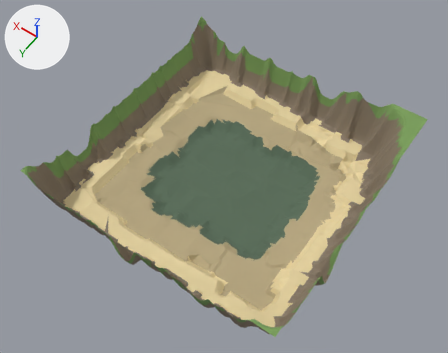
The Blender file public/models/world.blend, before and after one commit.
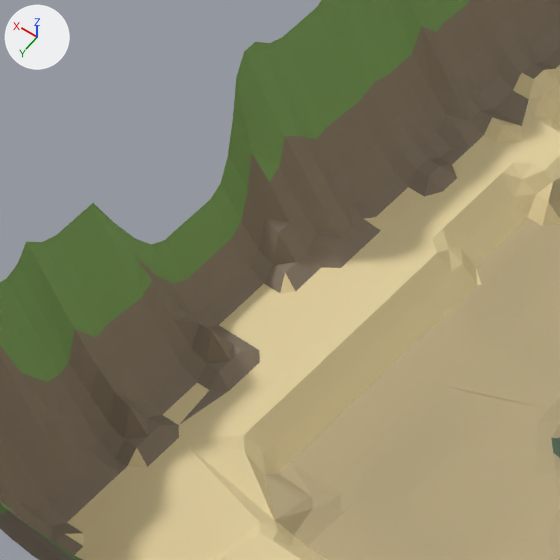
The first picture shows the older version from a 50 mm camera at (-119.0, 173.0, 262.0) aimed at (1.0, 5.0, -2.0). The close-ups show the older and then the newer version on the part from 12% to 32% of the width and 33% to 59% of the height of that picture. Only the edits that show in the close-ups are written down. The lights are fixed; the arrows at upper left show +X, +Y and +Z.

The first close-up shows 'terrain'.
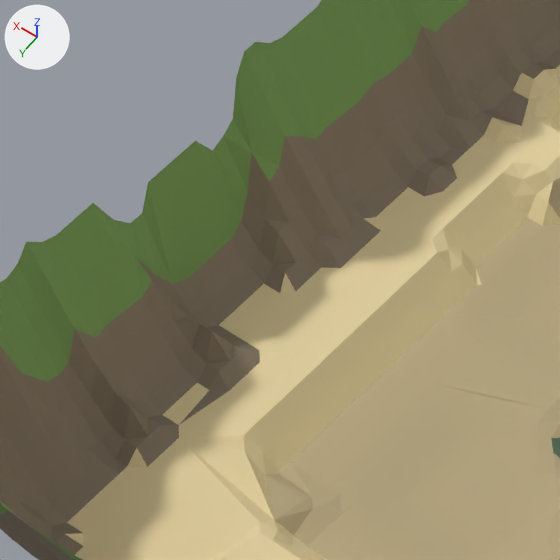
Location of each change, (x1, y1, x2, y2) in pixels of the close-ups (560 x 560 px; the box of a moved part takes in the faces that stretch with it):
part 1 of me_cube_004, moved or reshaped
    before: (116, 120, 252, 283)
    after: (114, 119, 252, 283)

Patch to the scene script:
```diff
--- a/public/models/world.blend.py
+++ b/public/models/world.blend.py
@@ me_cube_004 @@
 # used by ob_terrain; location = (0.0, 0.0, 0.0)
 # verts and faces of me_cube_004; kept vertices keep their numbers, new ones are numbered from 3782
 # before: 221 (75.0, 42.0, 1.0) at pixel (134, 238), 222 (75.0, 41.0, -2.0) at pixel (151, 244), 223 (75.0, 39.0, -2.0) at pixel (164, 240), 224 (75.0, 33.0, -2.0) at pixel (210, 198), 225 (75.0, 32.0, -2.0) at pixel (220, 182)
 # before: 226 (75.0, 30.0, 1.0) at pixel (227, 155)
-me_cube_004.from_pydata(...)  # 3782 vertices, 4957 faces; spans x -75.0..75.0, y -75.0..75.0, z -20.0..20.0
+me_cube_004.from_pydata(...)  # 3790 vertices, 4963 faces; spans x -75.0..75.0, y -75.0..75.0, z -20.0..20.0
+# me_cube_004 part 1
+verts[221] = (75.0, 42.0, 3.0)  # moved, pixel (130, 223)
+verts[226] = (75.0, 30.0, 3.0)  # moved, pixel (222, 136)
+verts[222] = (75.0, 41.0, 3.0)  # moved, pixel (142, 213)
+verts[225] = (75.0, 32.0, 3.0)  # moved, pixel (212, 150)
+verts[223] = (75.0, 39.0, 5.0)  # moved, pixel (148, 182)
+verts[224] = (75.0, 33.0, 5.0)  # moved, pixel (195, 140)
+# other edits to the shape of me_cube_004 do not show in these pictures
 me_cube_004.materials.append(mat_mountain)
```
